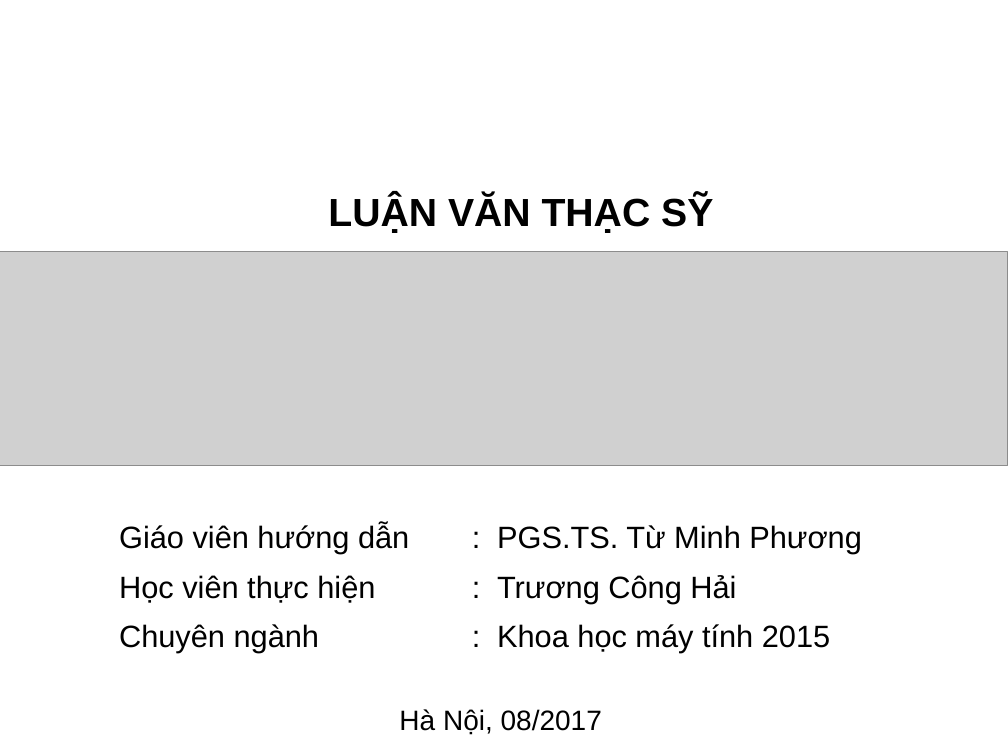
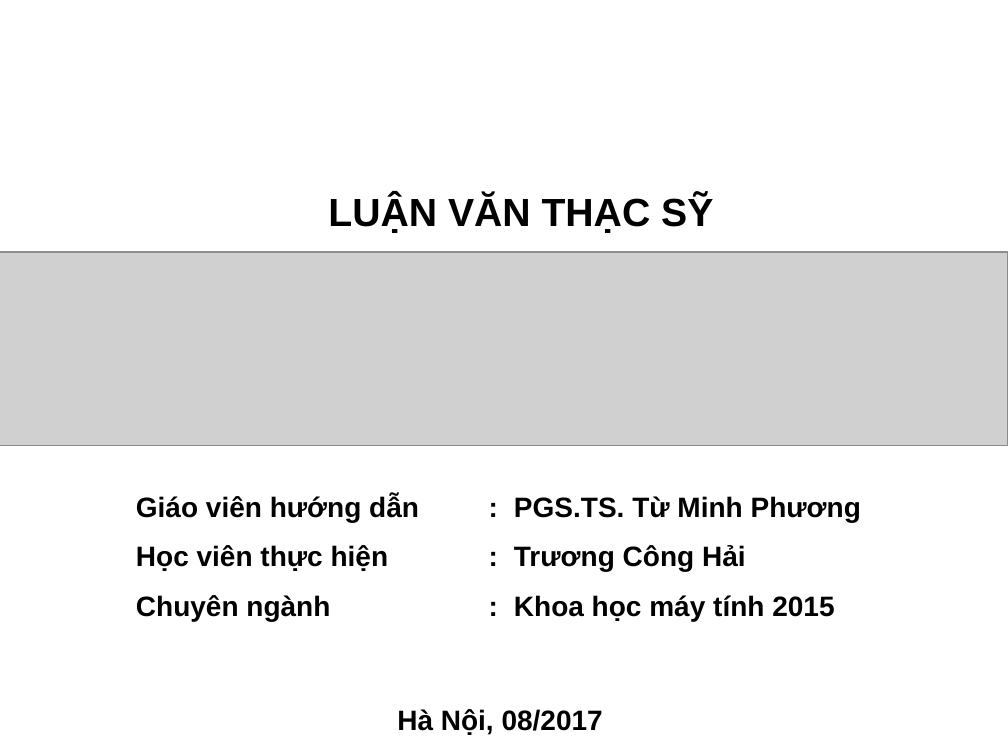
Before and after one commit to truonghaibg/thesis, a slide deck: slide 1 of tchai/Slide_LuanVan_TruongCongHai.ppt. Drawn at 1008x756 pixels with LibreOffice and Linux fonts; fonts in the diff are those of the drawing; grey boxes stand for pictures; background and template pictures are left out. Boxes give left, top, right and bottom in pixels: in the first picture for what was removed or moved away, otherwise in the second. Text is boxed around its words. In the diff, an @@ line names an element or a change of style, - is before the commit and + after.

Commit message:
update

```diff
--- a/tchai/Slide_LuanVan_TruongCongHai.ppt
+++ b/tchai/Slide_LuanVan_TruongCongHai.ppt
@@ picture: place and size @@
-picture at (0, 252, 1008, 466)
+picture at (0, 252, 1008, 446)
@@ table at (126, 487, 958, 635) @@
@@ size 22 to 20 pt, bold on @@
@@ table: place and size @@
-table at (109, 516, 940, 664)
+table at (126, 487, 958, 635)
@@ text "Hà Nội, 08/2017" at (397, 709, 603, 735): bold on @@
```
Also in this commit, not shown: 3 other slides changed, 11 slides added, 7 slides removed.
